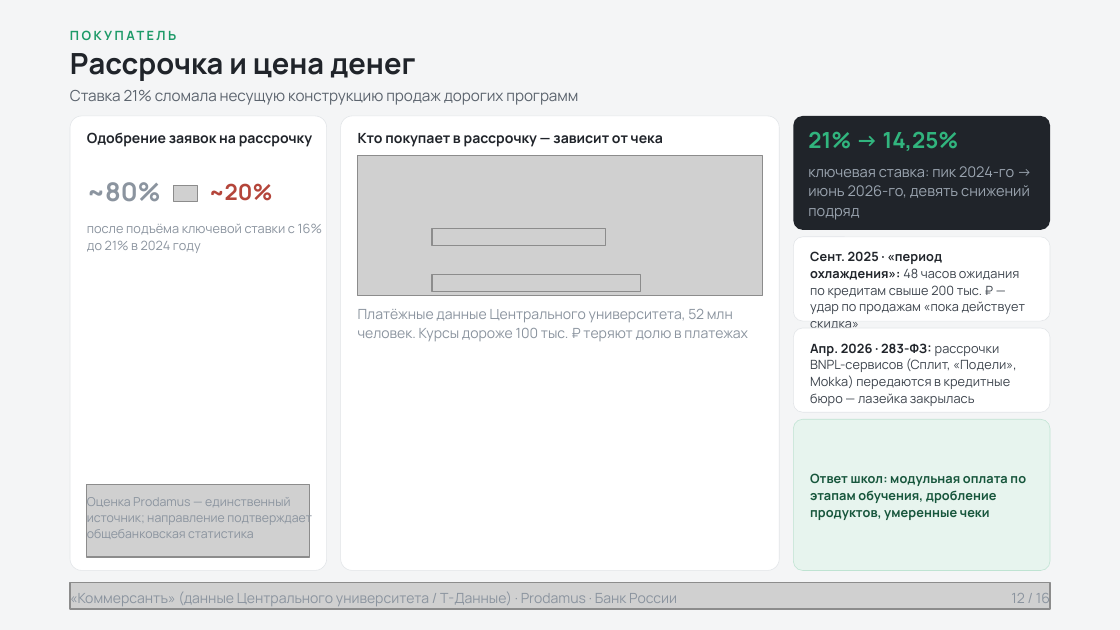
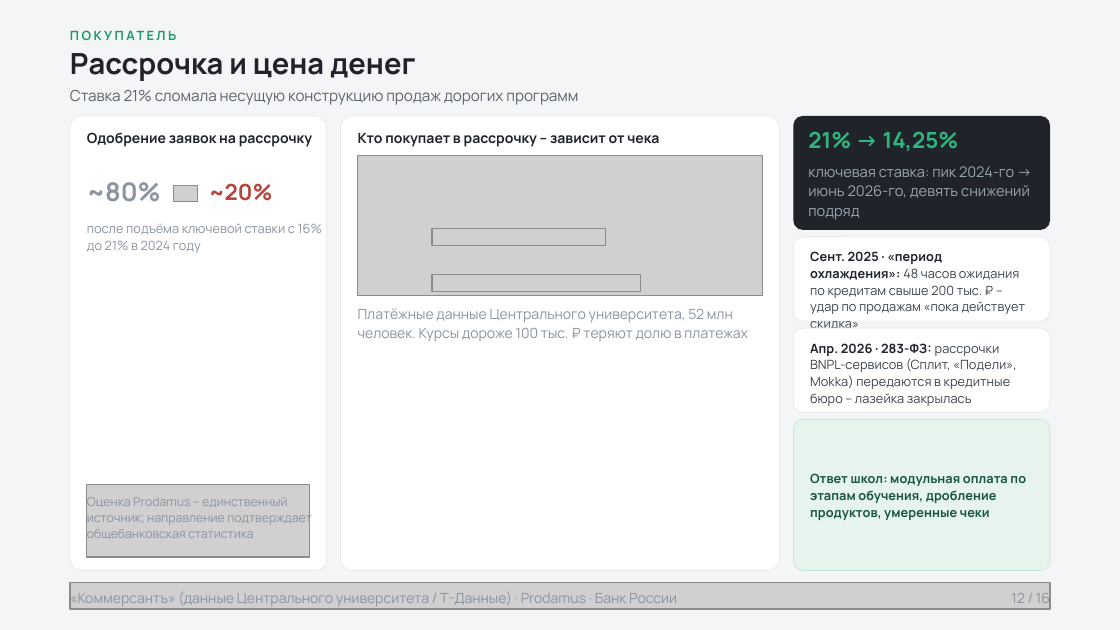
Before and after one commit to Alastor1991/freelance-portfolio, a slide deck: slide 12 of projects/05-online-obrazovanie/source/presentation-show.pptx. Drawn at 1120x630 pixels with LibreOffice and Linux fonts; fonts in the diff are those of the drawing; grey boxes stand for pictures; background and template pictures are left out. Boxes give left, top, right and bottom in pixels: in the first picture for what was removed or moved away, otherwise in the second. Text is boxed around its words. In the diff, an @@ line names an element or a change of style, - is before the commit and + after.

```diff
--- a/projects/05-online-obrazovanie/source/presentation-show.pptx
+++ b/projects/05-online-obrazovanie/source/presentation-show.pptx
@@ text at (358,133,659,147): text changed @@
-Кто покупает в рассрочку — зависит от чека
+Кто покупает в рассрочку – зависит от чека
@@ text in rounded rectangle at (810,251,1025,328): text changed @@
-Сент. 2025 · «период охлаждения»: 48 часов ожидания по кредитам свыше 200 тыс. ₽ — удар по продажам «пока действует скидка»
+Сент. 2025 · «период охлаждения»: 48 часов ожидания по кредитам свыше 200 тыс. ₽ – удар по продажам «пока действует скидка»
@@ text in rounded rectangle at (810,343,1017,406): text changed @@
-Апр. 2026 · 283-ФЗ: рассрочки BNPL-сервисов (Сплит, «Подели», Mokka) передаются в кредитные бюро — лазейка закрылась
+Апр. 2026 · 283-ФЗ: рассрочки BNPL-сервисов (Сплит, «Подели», Mokka) передаются в кредитные бюро – лазейка закрылась
@@ text at (87,497,312,539): text changed @@
-Оценка Prodamus — единственный источник; направление подтверждает общебанковская статистика
+Оценка Prodamus – единственный источник; направление подтверждает общебанковская статистика
```
Also in this commit, not shown: 17 other slides changed, 10 other files.
